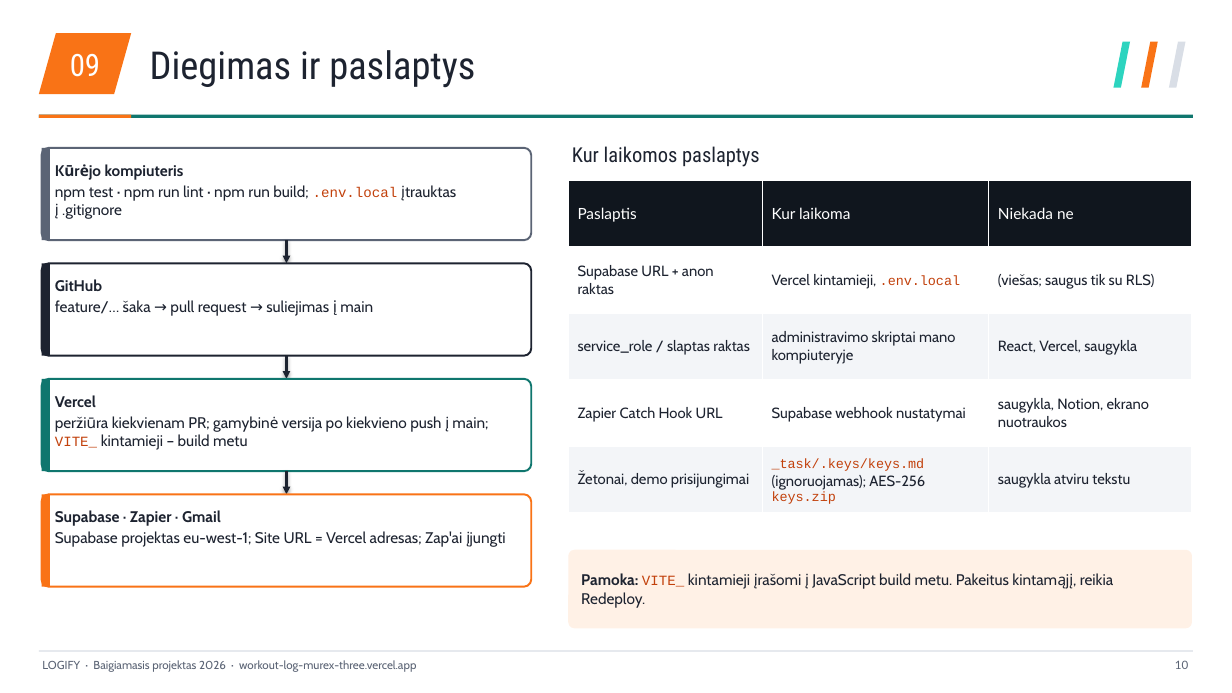
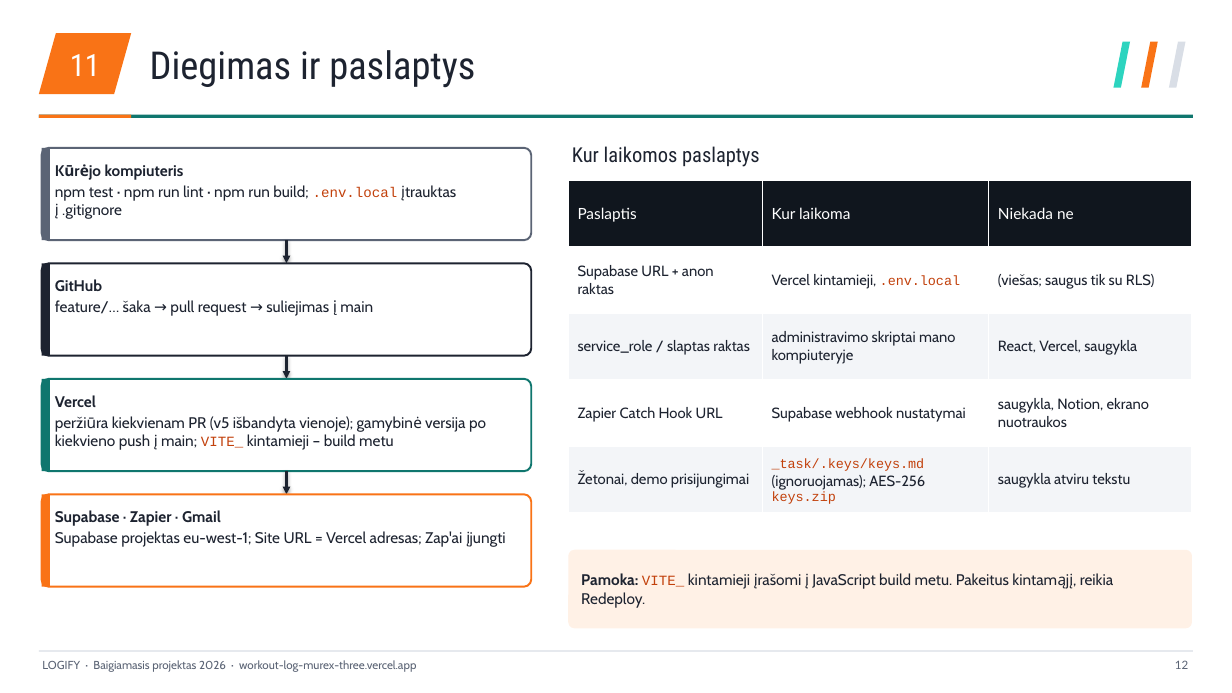
Before and after one commit to mse1987319-png/workout-log, a slide deck: slide 12 of _task/results/Logify_LT.pptx (slide 10 before the commit). Drawn at 1232x693 pixels with LibreOffice and Linux fonts; fonts in the diff are those of the drawing. Boxes give left, top, right and bottom in pixels: in the first picture for what was removed or moved away, otherwise in the second. Text is boxed around its words. In the diff, an @@ line names an element or a change of style, - is before the commit and + after.

```diff
--- a/_task/results/Logify_LT.pptx
+++ b/_task/results/Logify_LT.pptx
@@ text at <box>70,54,100,76</box>: text changed @@
-09
+11
@@ text in rounded rectangle at <box>55,416,486,450</box>: text changed @@
-peržiūra kiekvienam PR; gamybinė versija po kiekvieno push į main; VITE_ kintamieji – build metu
+peržiūra kiekvienam PR (v5 išbandyta vienoje); gamybinė versija po kiekvieno push į main; VITE_ kintamieji – build metu
@@ text at <box>1175,660,1188,669</box>: text changed @@
-10
+12
```
Also in this commit, not shown: 34 other slides changed, 8 slides added, 2 other files.
